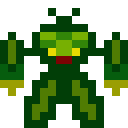
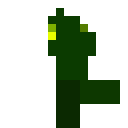
Layer changes from the first 128x128 image to the second:
renamed "Layer Group" to "back Group", hid the group it (2 layers), moved it above "Layer Group copy #1" over (24, 72, 104, 128)
hid "Layer #5" over (64, 72, 104, 128)
hid "Layer #4" over (24, 72, 64, 128)
added group "Layer Group copy #1" with 5 layers above "Layer Group" over (16, 8, 120, 128)
added layer "layer #7" in group "Layer Group copy #1" over (56, 80, 120, 128)
added layer "L Side #1" in group "Layer Group copy #1" over (48, 8, 96, 128)
added group "Layer Group" with 5 layers above "Layer #2" over (16, 8, 120, 128)
added layer "layer #2" in group "Layer Group" over (56, 80, 120, 128)
added layer "L Side" in group "Layer Group" over (48, 8, 96, 128)
hid "Background" over (0, 8, 128, 96)
